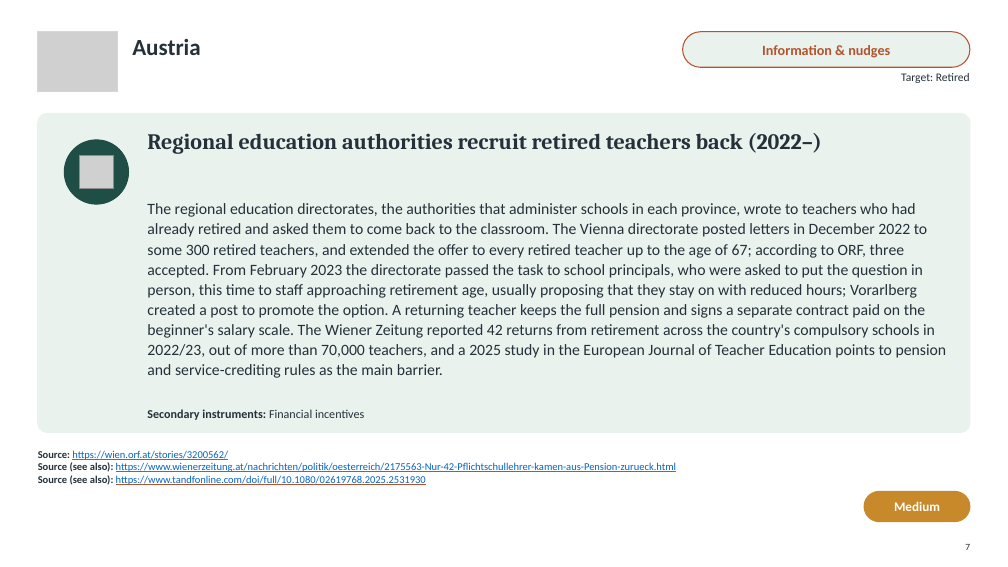
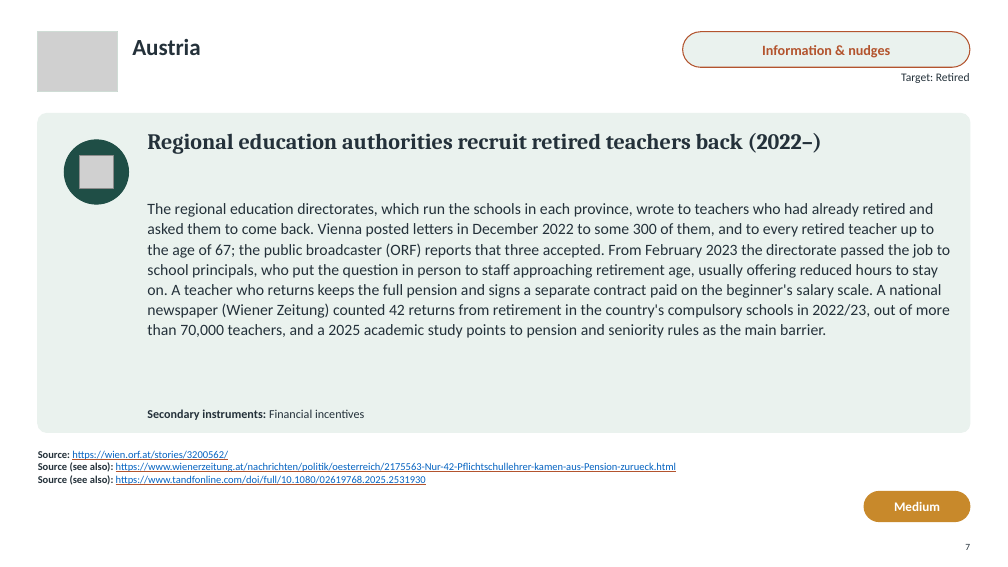
Before and after one commit to jedr1-ship-it/Alternative-Pathways----Quant, a slide deck: slide 7 of policies/Re-attracting_Former_Teachers.pptx. Drawn at 1008x567 pixels with LibreOffice and Linux fonts; fonts in the diff are those of the drawing; grey boxes stand for pictures. Boxes give left, top, right and bottom in pixels: in the first picture for what was removed or moved away, otherwise in the second. Text is boxed around its words. In the diff, an @@ line names an element or a change of style, - is before the commit and + after.

```diff
--- a/policies/Re-attracting_Former_Teachers.pptx
+++ b/policies/Re-attracting_Former_Teachers.pptx
@@ text at bbox=[147, 203, 950, 338]: text changed @@
-The regional education directorates, the authorities that administer schools in each province, wrote to teachers who had already retired and asked them to come back to the classroom. The Vienna directorate posted letters in December 2022 to some 300 retired teachers, and extended the offer to every retired teacher up to the age of 67; according to ORF, three accepted. From February 2023 the directorate passed the task to school principals, who were asked to put the question in person, this time to staff approaching retirement age, usually proposing that they stay on with reduced hours; Vorarlberg created a post to promote the option. A returning teacher keeps the full pension and signs a separate contract paid on the beginner's salary scale. The Wiener Zeitung reported 42 returns from retirement across the country's compulsory schools in 2022/23, out of more than 70,000 teachers, and a 2025 study in the European Journal of Teacher Education points to pension and service-crediting rules as the main barrier.
+The regional education directorates, which run the schools in each province, wrote to teachers who had already retired and asked them to come back. Vienna posted letters in December 2022 to some 300 of them, and to every retired teacher up to the age of 67; the public broadcaster (ORF) reports that three accepted. From February 2023 the directorate passed the job to school principals, who put the question in person to staff approaching retirement age, usually offering reduced hours to stay on. A teacher who returns keeps the full pension and signs a separate contract paid on the beginner's salary scale. A national newspaper (Wiener Zeitung) counted 42 returns from retirement in the country's compulsory schools in 2022/23, out of more than 70,000 teachers, and a 2025 academic study points to pension and seniority rules as the main barrier.
```
Also in this commit, not shown: 27 other slides changed, 2 other files.
